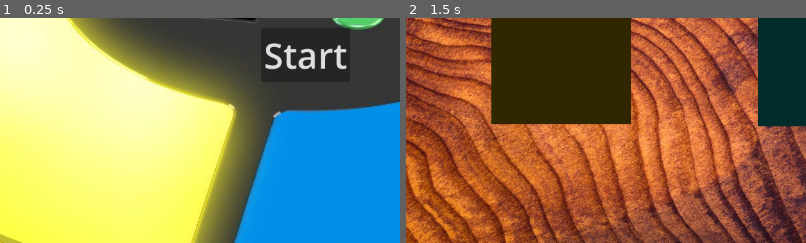
Above: before the commit, frames 1-2 (left to right).
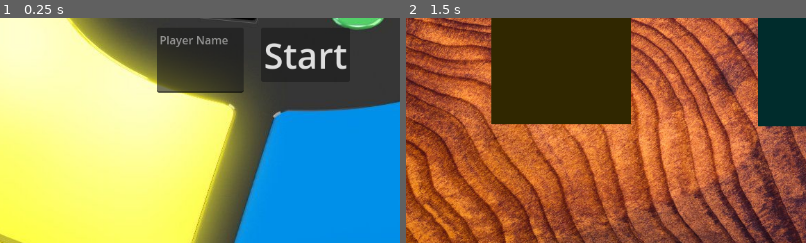
Above: after the commit, the same moments.

Repository: Aaron-Signer/simon
Game: Godot game, scene res://scene/main/main.tscn
The game is run twice, just before and just after one commit, with the same random seed, the same clock (stepped at 60 frames per second) and the same inputs.
Inputs (mouse positions are % of the whole screen's width and height, from its top left):
- Up to frame 1 (0.25 s): no input
- Up to frame 2 (1.5 s): click "Start" at 0.5 s; click (28, 24) at 1.25 s
The pictures show only the part of the screen within x 9-59%, y 50-100%; the shares and areas given below are measured in that part.

The runs differ from the first frame. In frame 1, 3.8% of the frame differs, in the area x 39-61%, y 8-34%; in frame 2, nothing differs.

Commit message:
Saving game score and player name now append to end of file'

Diff:
--- a/scene/main/menu/main_menu/main_menu.gd
+++ b/scene/main/menu/main_menu/main_menu.gd
@@ -1,5 +1,6 @@
 extends Control
 
+@onready var text_edit:TextEdit = $TextEdit
 
 # Called when the node enters the scene tree for the first time.
 func _ready():
@@ -13,3 +14,7 @@
 
 func _on_button_pressed():
 	GameState.game_start.emit()
+
+
+func _on_text_edit_text_changed():
+	GameState.player_name = text_edit.text
--- a/scene/main/menu/main_menu/main_menu.tscn
+++ b/scene/main/menu/main_menu/main_menu.tscn
@@ -25,4 +25,13 @@
 theme_override_font_sizes/font_size = 51
 text = "Start"
 
+[node name="TextEdit" type="TextEdit" parent="."]
+layout_mode = 0
+offset_left = 331.0
+offset_top = 338.0
+offset_right = 456.0
+offset_bottom = 432.0
+placeholder_text = "Player Name"
+
 [connection signal="pressed" from="Button" to="." method="_on_button_pressed"]
+[connection signal="text_changed" from="TextEdit" to="." method="_on_text_edit_text_changed"]
--- a/scene/main/simon_board/simon_board.gd
+++ b/scene/main/simon_board/simon_board.gd
@@ -5,6 +5,7 @@
 
 var final_button_queue: Array
 var removable_button_queue: Array
+var score: int
 
 
 func _ready():
@@ -15,7 +16,8 @@
 	pass
 
 
-func update_score(score: int):
+func update_score(new_score: int):
+	score = new_score
 	score_label.text = str(score)
 
 	if score < 10:
@@ -25,6 +27,7 @@
 	var cur_button:SimonButton = removable_button_queue.pop_front()
 	if (cur_button != null):
 		if (cur_button.button_id != button_id):
+			save_score()
 			GameState.game_end.emit()
 		else:
 			if (removable_button_queue.front() == null):
@@ -87,3 +90,17 @@
 func clear_simon_button_queues():
 	final_button_queue = []
 	removable_button_queue = []
+
+func save_score():
+	var save_file = FileAccess.open("user://savegame.save", FileAccess.READ_WRITE)
+	print(save_file.get_position())
+	save_file.seek_end()
+	print(save_file.get_position())
+
+	var data = {
+		"player_name": GameState.player_name,
+		"player_score": score
+	}
+
+	var json_string = JSON.stringify(data)
+	save_file.store_line(json_string)
--- a/signal/game_state.gd
+++ b/signal/game_state.gd
@@ -6,3 +6,6 @@
 signal nav_main_menu
 
 signal update_score(score: int)
+signal update_player_name(player_name: String)
+
+var player_name: String
Not shown, added: .DS_Store
Not shown, added: addons/.DS_Store
Not shown, added: addons/libgit_plugin.macos.editor.universal.dylib
